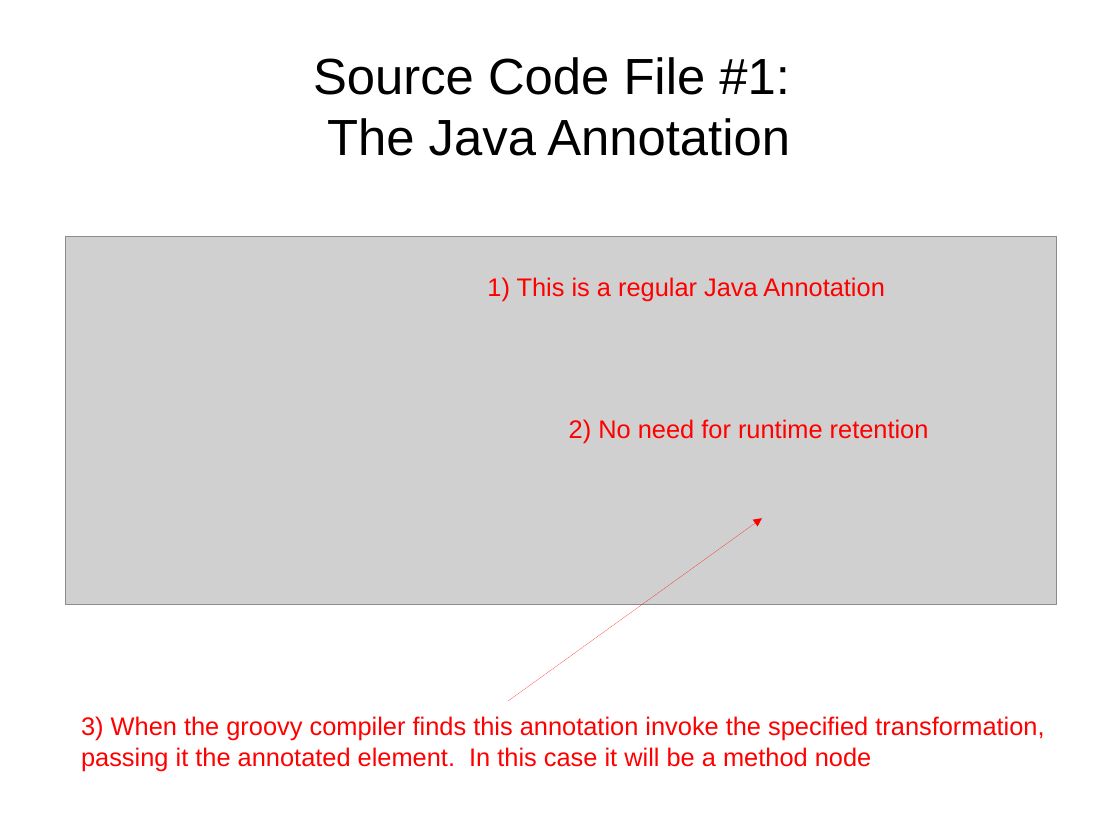
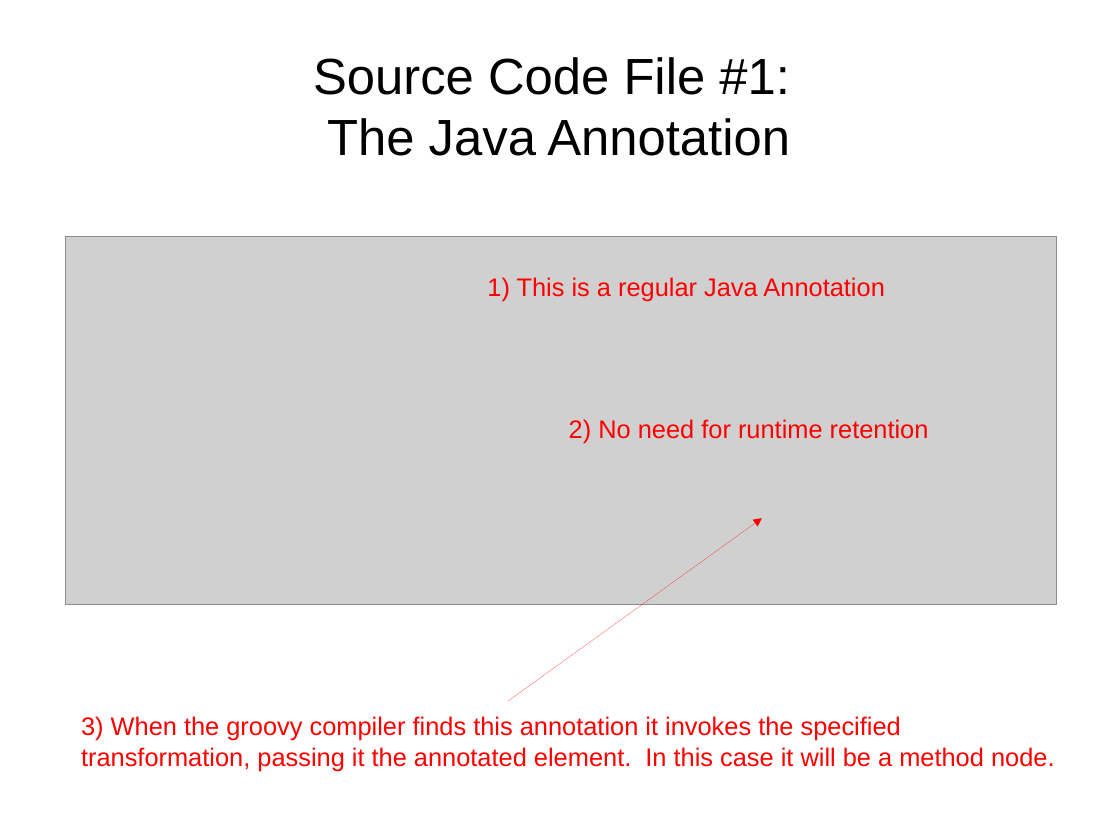
Before and after one commit to dwclark/AstTransformations, a slide deck: slide 20 of ast.odp (slide 19 before the commit). Drawn at 1120x840 pixels with LibreOffice and Linux fonts; fonts in the diff are those of the drawing; grey boxes stand for pictures. Boxes give left, top, right and bottom in pixels: in the first picture for what was removed or moved away, otherwise in the second. Text is boxed around its words. In the diff, an @@ line names an element or a change of style, - is before the commit and + after.

```diff
--- a/ast.odp
+++ b/ast.odp
@@ text at [81,716,1055,771]: text changed @@
-3) When the groovy compiler finds this annotation invoke the specified transformation, passing it the annotated element. In this case it will be a method node
+3) When the groovy compiler finds this annotation it invokes the specified transformation, passing it the annotated element. In this case it will be a method node.
```
Also in this commit, not shown: 6 other slides changed, 1 slide added, 3 other files.
